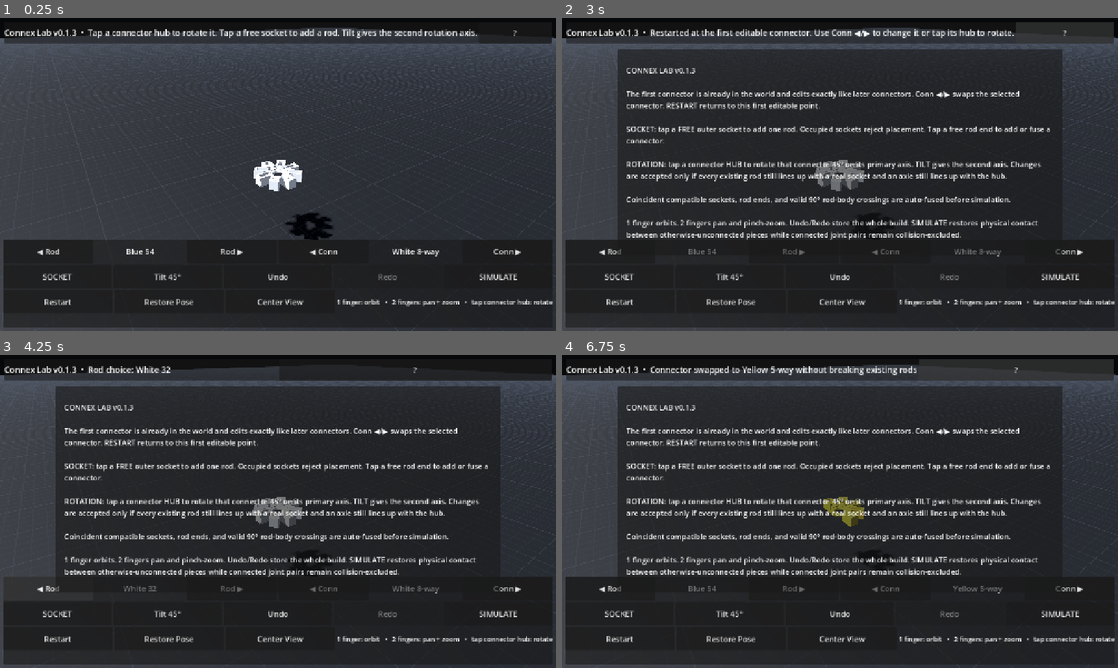
Above: before the commit, frames 1-4 (two rows, left to right).
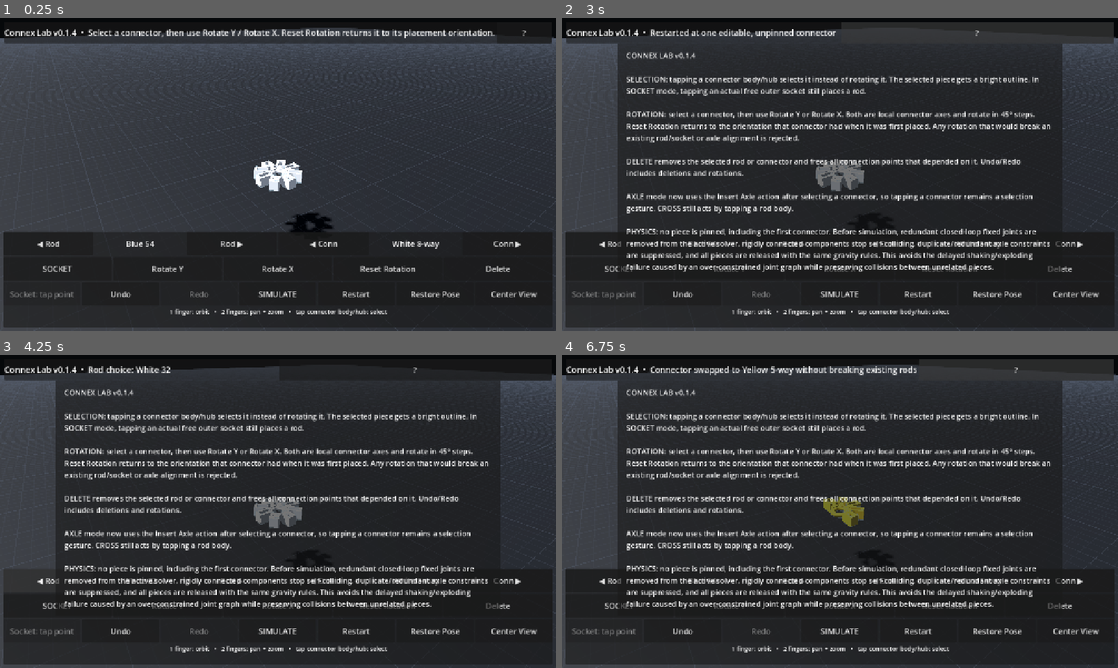
Above: after the commit, the same moments.

Repository: pixel375/connex
Game: Godot game, scene res://Main.tscn
Two runs of this game, one before a commit and one after it. Both use one fixed random seed, a clock stepped at 60 frames per second and the inputs below.
Inputs:
- Up to frame 1 (0.25 s): no input
- Up to frame 2 (3 s): click "Restart" at 0.5 s; click "Restart" at 1.25 s; click "Restart" at 2 s; click "?" at 2.75 s
- Up to frame 3 (4.25 s): click "◀ Rod" at 3.5 s
- Up to frame 4 (6.75 s): click "?" at 4.25 s; click "Rod ▶" at 5 s; click "◀ Conn" at 5.75 s; click "?" at 6.5 s

The runs differ from the first frame. In frame 1, 5.2% of the frame differs, in the area x 0-100%, y 3-96%; in frame 2, 18%; in frame 3, 17%; in frame 4, 17%.

Commit message:
chore: run Connex Lab v0.1.4 controller

Diff:
--- a/Main.tscn
+++ b/Main.tscn
@@ -1,6 +1,6 @@
 [gd_scene load_steps=2 format=3]
 
-[ext_resource type="Script" path="res://scripts/main_v013.gd" id="1_main"]
+[ext_resource type="Script" path="res://scripts/main_v014.gd" id="1_main"]
 
 [node name="Main" type="Node3D"]
 script = ExtResource("1_main")
